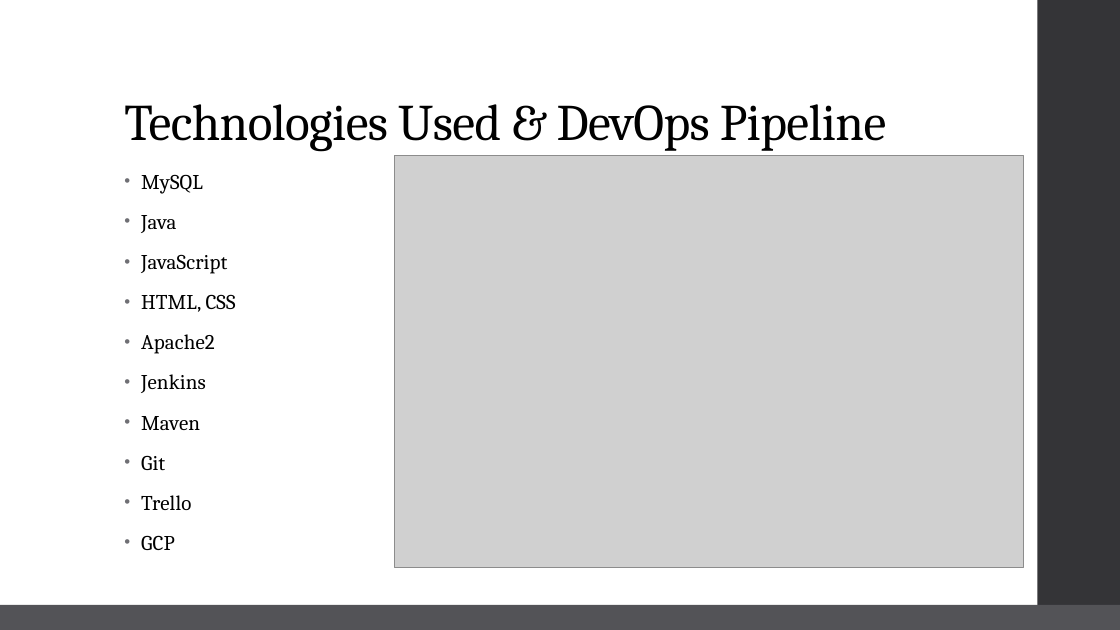
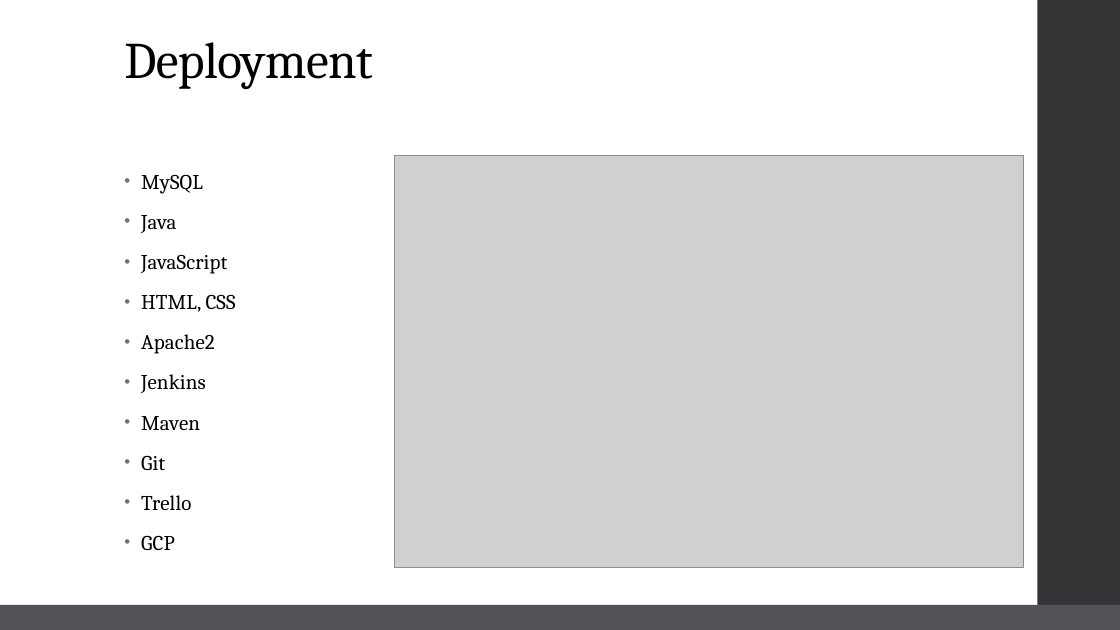
Before and after one commit to RuairidhT/Solo_Project, a slide deck: slide 11 of Documentation/BILLY NO WEIGHTS.pptx. Drawn at 1120x630 pixels with LibreOffice and Linux fonts; fonts in the diff are those of the drawing; grey boxes stand for pictures. Boxes give left, top, right and bottom in pixels: in the first picture for what was removed or moved away, otherwise in the second. Text is boxed around its words. In the diff, an @@ line names an element or a change of style, - is before the commit and + after.

Commit message:
pp updated

```diff
--- a/Documentation/BILLY NO WEIGHTS.pptx
+++ b/Documentation/BILLY NO WEIGHTS.pptx
@@ title at (x1=124, y1=42, x2=373, y2=90): text changed @@
-Technologies Used & DevOps Pipeline
+Deployment
```
Also in this commit, not shown: 4 other slides changed.
